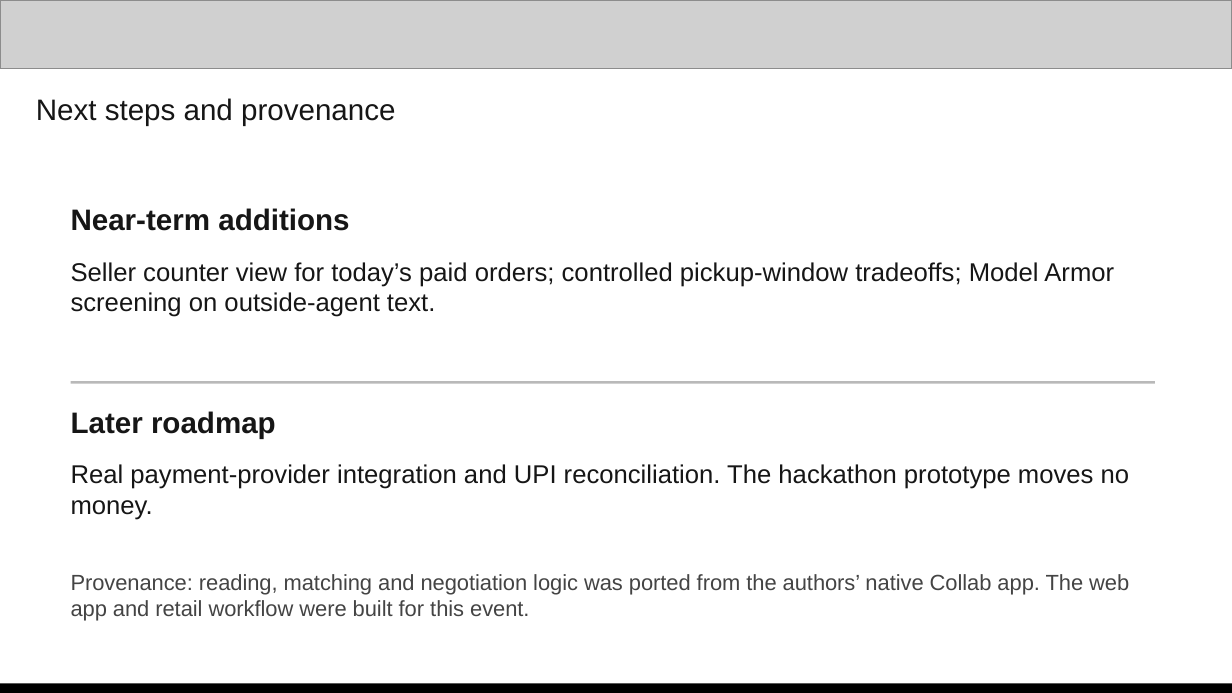
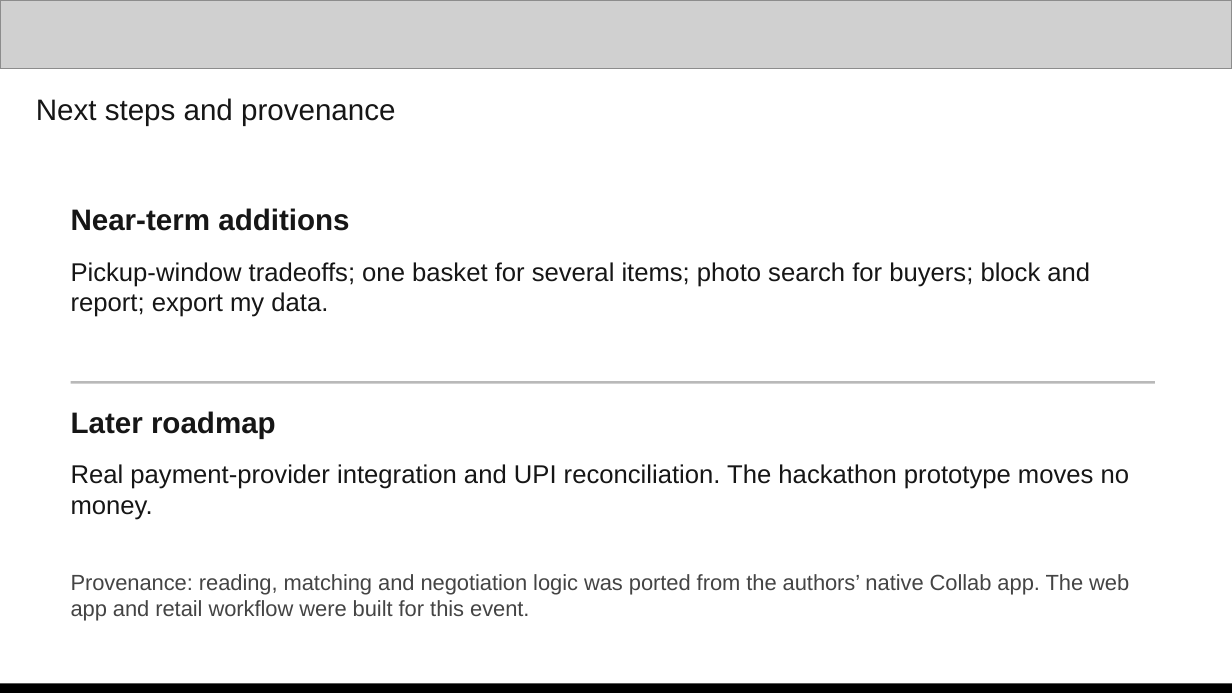
Before and after one commit to kirav5/collab, a slide deck: slide 13 of submission/Collab_AI_Builder_Cup_Submission.pptx. Drawn at 1232x693 pixels with LibreOffice and Linux fonts; fonts in the diff are those of the drawing; grey boxes stand for pictures. Boxes give left, top, right and bottom in pixels: in the first picture for what was removed or moved away, otherwise in the second. Text is boxed around its words. In the diff, an @@ line names an element or a change of style, - is before the commit and + after.

```diff
--- a/submission/Collab_AI_Builder_Cup_Submission.pptx
+++ b/submission/Collab_AI_Builder_Cup_Submission.pptx
@@ text at [71, 262, 1090, 317]: text changed @@
-Seller counter view for today’s paid orders; controlled pickup-window tradeoffs; Model Armor screening on outside-agent text.
+Pickup-window tradeoffs; one basket for several items; photo search for buyers; block and report; export my data.
```
Also in this commit, not shown: 4 other files.
